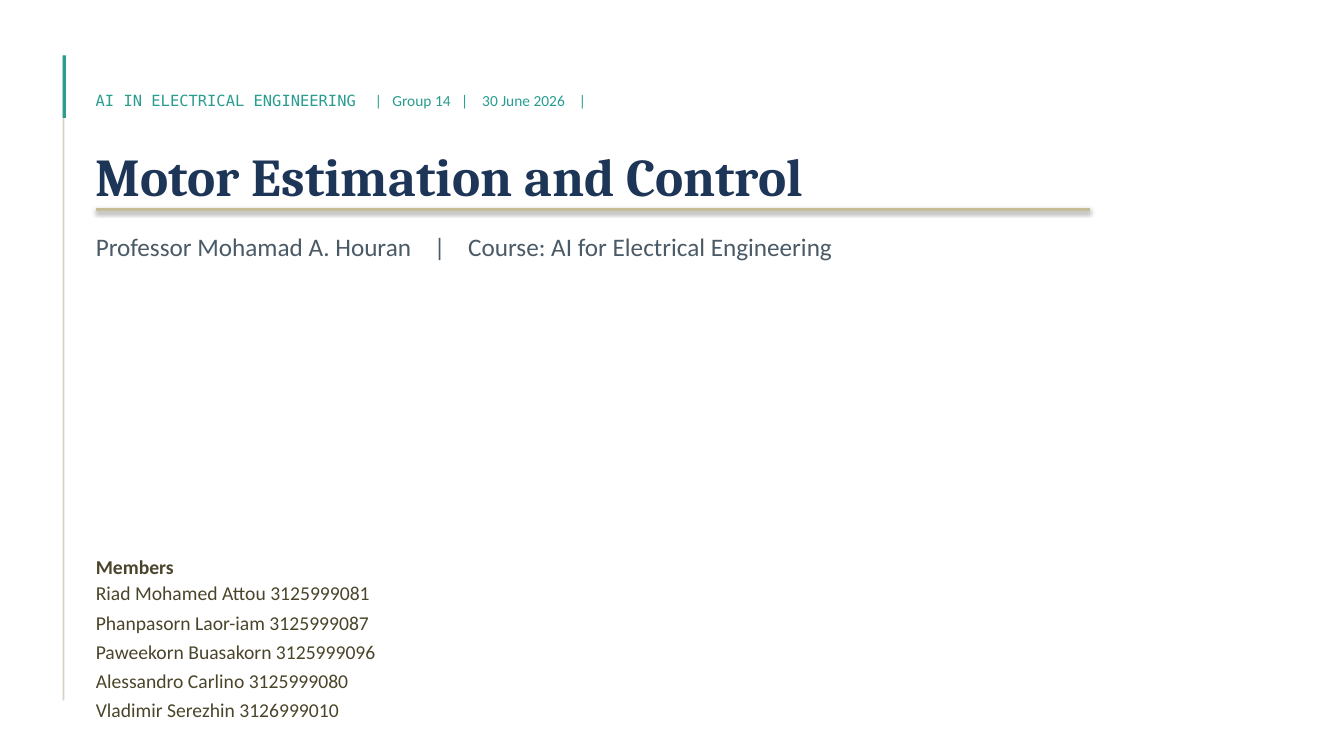
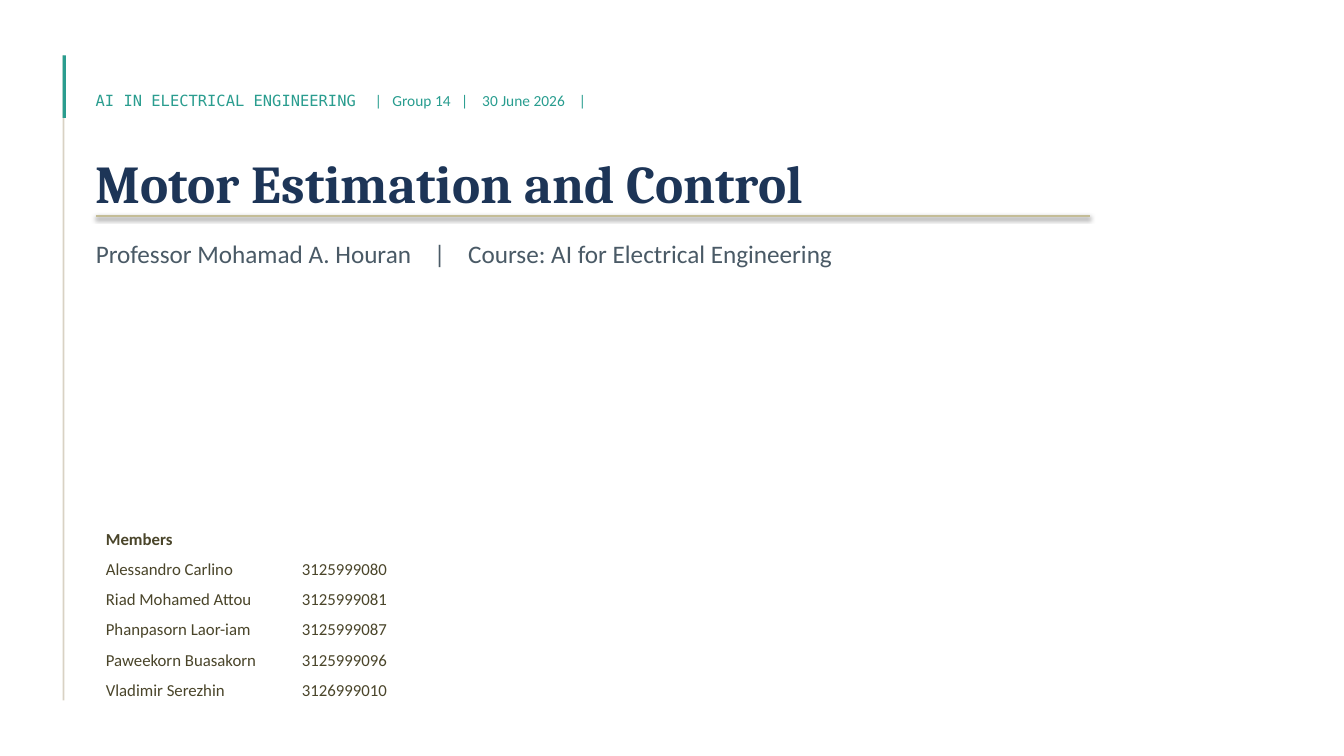
Before and after one commit to Riad-Attou/ai-electrical-engineering, a slide deck: slide 1 of G14-Motor-Estimation-and-Control.pptx. Drawn at 1344x756 pixels with LibreOffice and Linux fonts; fonts in the diff are those of the drawing. Boxes give left, top, right and bottom in pixels: in the first picture for what was removed or moved away, otherwise in the second. Text is boxed around its words. In the diff, an @@ line names an element or a change of style, - is before the commit and + after.

```diff
--- a/G14-Motor-Estimation-and-Control.pptx
+++ b/G14-Motor-Estimation-and-Control.pptx
@@ 2 texts, 1 line: place and size @@
-2 texts, 1 line at <box>96,159,1090,261</box>
+2 texts, 1 line at <box>96,166,1090,268</box>
@@ table added at <box>96,524,625,706</box>, 6 rows, 2 columns @@
+Members | 
+Alessandro Carlino | 3125999080
+Riad Mohamed Attou | 3125999081
+Phanpasorn Laor-iam | 3125999087
+Paweekorn Buasakorn | 3125999096
+Vladimir Serezhin | 3126999010
@@ text removed at <box>96,560,375,717</box> @@
-Members
-Riad Mohamed Attou 3125999081
-Phanpasorn Laor-iam 3125999087
-Paweekorn Buasakorn 3125999096
-Alessandro Carlino 3125999080
-Vladimir Serezhin 3126999010
```
Also in this commit, not shown: 2 other slides changed, 1 slide added.
